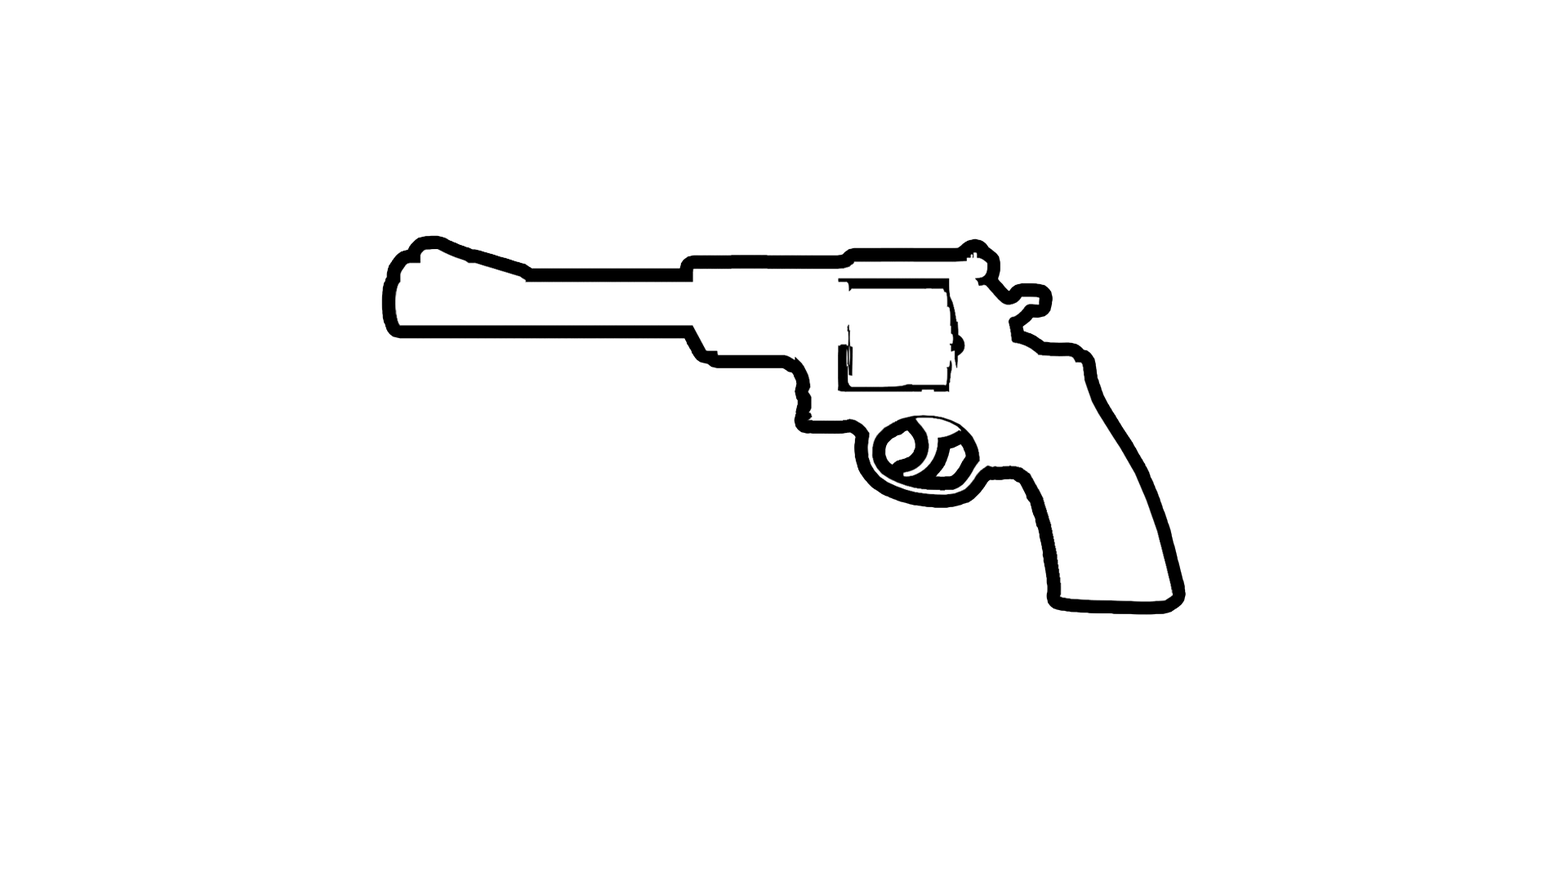
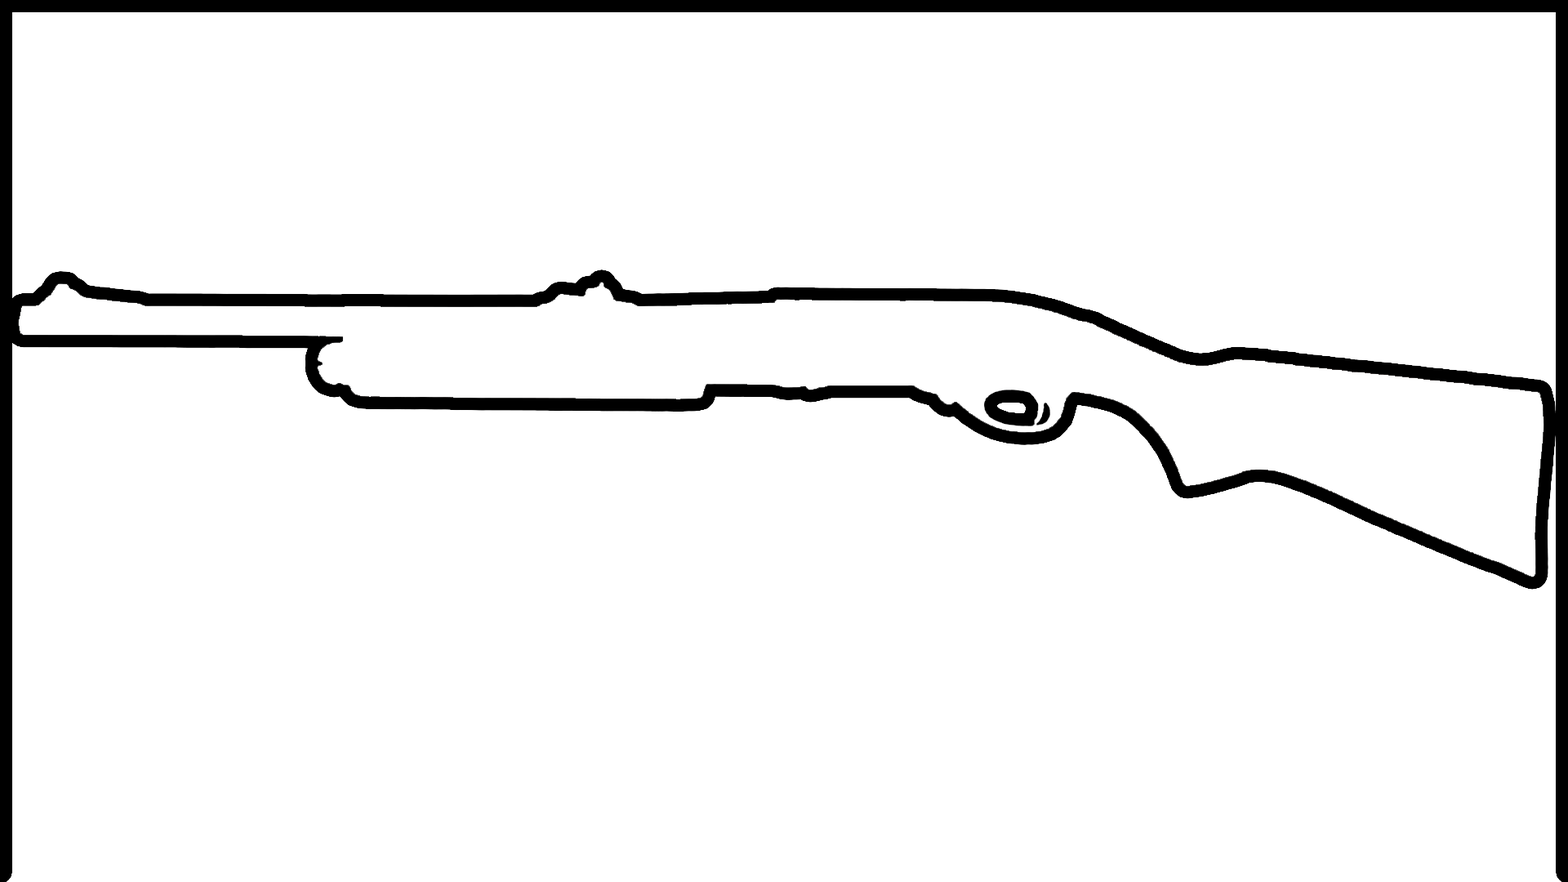
Two versions of the same layered image (1568 × 882). Layer-by-layer changes:
added layer "Camada 3" above "Camada 1" over bbox(17, 281, 1545, 578)
hid "Camada 1" over bbox(395, 249, 1173, 602)